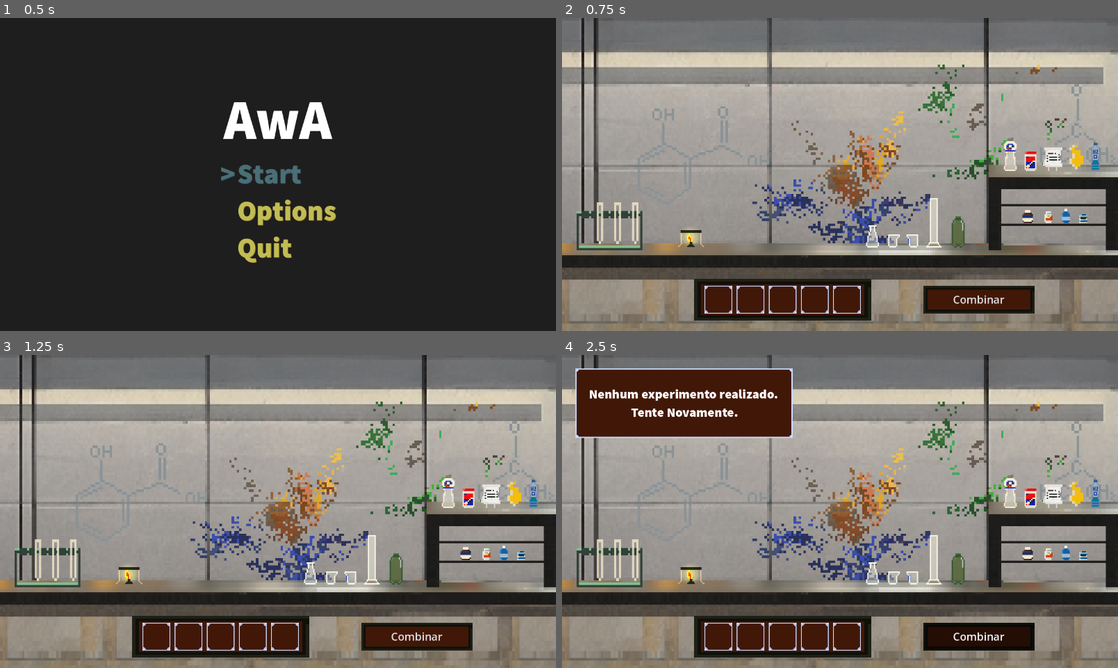
Above: before the commit, frames 1-4 (two rows, left to right).
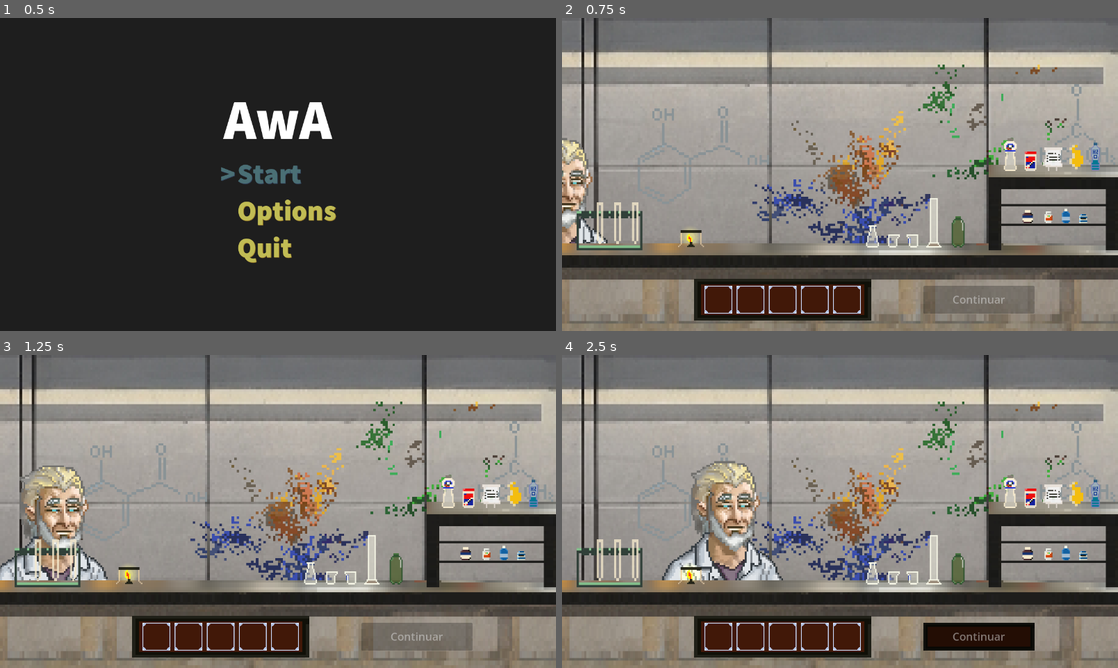
Above: after the commit, the same moments.

Repository: caduceusj/AwA
Game: Godot game, scene res://Scene/MainMenu/MainMenu.tscn
Same seed, same stepped clock (60 frames per second), same inputs: the game is played once before the commit and once after it.
Inputs (mouse positions are in pixels of both pictures, inside the frame that each line leads up to):
- Up to frame 1 (0.5 s): no input
- Up to frame 2 (0.75 s): tap Enter (ui_accept) at 0.5 s; move the mouse to (962, 158) at 0.52 s; hold Up (ui_up) from 0.53 s (still down); hold Enter (ui_accept) from 0.53 s (still down); click (962, 158) at 0.67 s
- Up to frame 3 (1.25 s): keep holding Up (ui_up); keep holding Enter (ui_accept)
- Up to frame 4 (2.5 s): release Up (ui_up) at 1.25 s; release Enter (ui_accept) at 1.25 s; click (979, 636) at 1.25 s, where only the run before the commit has a clickable "Combinar"; move the mouse to (728, 527) at 2.02 s; hold Down (ui_down) from 2.03 s (still down); tap Enter (ui_accept) at 2.1, 2.27 s; click (728, 527) at 2.17 s

Frame 1 is identical in both runs. In frame 2, 3.2% of the frame differs, in the area x 0-85%, y 38-95%; in frame 3, 5.2%; in frame 4, 13%, in the area x 2-80%, y 4-92%.

Commit message:
Cientista introduzindo o jogo

Diff:
--- a/Scene/MainMenu/MainMenu.gd
+++ b/Scene/MainMenu/MainMenu.gd
@@ -43,6 +43,7 @@
 
 func handleSelection(currentSelection) :
 	if(currentSelection == 0) :
+		GameManager.current_state = GameManager.state.INTRO
 		get_tree().change_scene_to_file(startScene)
 	elif(currentSelection == 1) :
 		get_tree().change_scene_to_file(optionsScene)
--- a/Scene/MainScreen/Lab.tscn
+++ b/Scene/MainScreen/Lab.tscn
@@ -1,10 +1,11 @@
-[gd_scene load_steps=26 format=3 uid="uid://dsavltsoufo77"]
+[gd_scene load_steps=31 format=3 uid="uid://dsavltsoufo77"]
 
 [ext_resource type="Script" path="res://Scripts/Lab.gd" id="1_2t6wo"]
 [ext_resource type="Texture2D" uid="uid://cfmiv5yn5c0bt" path="res://assets/sprites/Background.png" id="2_dwkyh"]
 [ext_resource type="PackedScene" uid="uid://niyslslsclfg" path="res://Scene/Prefabs/Experiments/pasta_de_dente_de_elefante.tscn" id="2_t6gjm"]
 [ext_resource type="PackedScene" uid="uid://c4jyprru63f33" path="res://Scene/Prefabs/HUD/button_prefab.tscn" id="3_6lr12"]
 [ext_resource type="Texture2D" uid="uid://d11total1yswu" path="res://assets/sprites/individuais/Mesa.png" id="4_4mtt1"]
+[ext_resource type="Texture2D" uid="uid://buooigd0irfmg" path="res://assets/sprites/Scientist/cientister.png" id="4_sbmky"]
 [ext_resource type="Texture2D" uid="uid://d2rl2v0foistu" path="res://assets/sprites/componentes 48x32.png" id="5_reoch"]
 [ext_resource type="Texture2D" uid="uid://b6lpvqnvbsvnq" path="res://assets/sprites/individuais/agua.png" id="5_scjtr"]
 [ext_resource type="Texture2D" uid="uid://c8tk7w7hr2b6x" path="res://assets/sprites/individuais/bexiga.png" id="6_qtg5v"]
@@ -17,6 +18,60 @@
 [ext_resource type="Texture2D" uid="uid://boqvc8heo780j" path="res://assets/sprites/effects/LightEmit.png" id="17_n0oqe"]
 [ext_resource type="Texture2D" uid="uid://bx2i0736ldi0q" path="res://assets/sprites/HUD/dicaUI.png" id="18_hqxlq"]
 [ext_resource type="Script" path="res://Scripts/HUD/CombineButton.gd" id="19_jb3mc"]
+
+[sub_resource type="Animation" id="Animation_31uxr"]
+resource_name = "Walking_in"
+length = 2.0
+tracks/0/type = "value"
+tracks/0/imported = false
+tracks/0/enabled = true
+tracks/0/path = NodePath(".:position")
+tracks/0/interp = 1
+tracks/0/loop_wrap = true
+tracks/0/keys = {
+"times": PackedFloat32Array(0, 0.5, 1, 1.5, 2),
+"transitions": PackedFloat32Array(1, 1, 1, 1, 1),
+"update": 0,
+"values": [Vector2(-72, 424), Vector2(72, 408), Vector2(192, 376), Vector2(264, 400), Vector2(384, 384)]
+}
+
+[sub_resource type="Animation" id="Animation_kmgln"]
+length = 0.001
+tracks/0/type = "value"
+tracks/0/imported = false
+tracks/0/enabled = true
+tracks/0/path = NodePath(".:position")
+tracks/0/interp = 1
+tracks/0/loop_wrap = true
+tracks/0/keys = {
+"times": PackedFloat32Array(0),
+"transitions": PackedFloat32Array(1),
+"update": 0,
+"values": [Vector2(-144, 400)]
+}
+
+[sub_resource type="Animation" id="Animation_tfj1d"]
+resource_name = "Walking_out"
+length = 2.5
+tracks/0/type = "value"
+tracks/0/imported = false
+tracks/0/enabled = true
+tracks/0/path = NodePath(".:position")
+tracks/0/interp = 1
+tracks/0/loop_wrap = true
+tracks/0/keys = {
+"times": PackedFloat32Array(0, 0.5, 1, 1.5, 2, 2.5),
+"transitions": PackedFloat32Array(1, 1, 1, 1, 1, 1),
+"update": 0,
+"values": [Vector2(384, 384), Vector2(264, 400), Vector2(192, 376), Vector2(72, 408), Vector2(-72, 392), Vector2(-136, 424)]
+}
+
+[sub_resource type="AnimationLibrary" id="AnimationLibrary_w4a22"]
+_data = {
+"RESET": SubResource("Animation_kmgln"),
+"Walking_in": SubResource("Animation_31uxr"),
+"Walking_out": SubResource("Animation_tfj1d")
+}
 
 [sub_resource type="StyleBoxTexture" id="StyleBoxTexture_mdqtg"]
 texture = ExtResource("11_r7xg7")
@@ -73,6 +128,16 @@
 offset_right = 1280.0
 offset_bottom = 720.0
 texture = ExtResource("2_dwkyh")
+
+[node name="Cientista" type="Sprite2D" parent="."]
+position = Vector2(-144, 400)
+scale = Vector2(4.42207, 4.42207)
+texture = ExtResource("4_sbmky")
+
+[node name="AnimationPlayer" type="AnimationPlayer" parent="Cientista"]
+libraries = {
+"": SubResource("AnimationLibrary_w4a22")
+}
 
 [node name="TextureRect" type="TextureRect" parent="."]
 layout_mode = 0
@@ -411,6 +476,7 @@
 position = Vector2(480, 440)
 scale = Vector2(3, 3)
 
+[connection signal="animation_finished" from="Cientista/AnimationPlayer" to="." method="_on_animation_player_animation_finished"]
 [connection signal="timeout" from="DicaUITimer" to="." method="_on_dica_ui_timer_timeout"]
 [connection signal="mouse_entered" from="CombineButton" to="CombineButton" method="_on_mouse_entered"]
 [connection signal="mouse_exited" from="CombineButton" to="CombineButton" method="_on_mouse_exited"]
--- a/Scripts/HUD/CombineButton.gd
+++ b/Scripts/HUD/CombineButton.gd
@@ -1,10 +1,19 @@
 extends Button
+class_name LabButton
+
+var is_intro_or_selection_state: bool
+
+func _process(delta):
+	is_intro_or_selection_state = GameManager.current_state == GameManager.state.SELECTION || GameManager.current_state == GameManager.state.INTRO
+	if(GameManager.current_state == GameManager.state.INTRO):
+		set_text("Continuar")
+	else:
+		set_text("Combinar")
 
 func _on_mouse_entered():
-	if(GameManager.current_state == GameManager.state.SELECTION):
+	if(is_intro_or_selection_state):
 		set_default_cursor_shape(Control.CURSOR_POINTING_HAND)
 
-
 func _on_mouse_exited():
-	if(GameManager.current_state == GameManager.state.SELECTION):
+	if(is_intro_or_selection_state):
 		set_default_cursor_shape(Control.CURSOR_ARROW)
--- a/Scripts/Lab.gd
+++ b/Scripts/Lab.gd
@@ -10,6 +10,13 @@
 
 var correct_experiment: GenericExperiment
 
+@onready var scientist_animation_player: AnimationPlayer = $Cientista/AnimationPlayer
+@onready var combine_button: Button = $CombineButton
+@onready var text_field: TextureButton = $DicaUi
+@onready var text_field_label: Label = $DicaUi/Label
+
+var is_last_message: bool = false
+
 # Called when the node enters the scene tree for the first time.
 func _ready():
 	$fire.play("default")
@@ -17,8 +24,9 @@
 	instance_experiments()
 
 	if(GameManager.current_state == GameManager.state.INTRO):
-		# Rodar introdução
-		pass
+		scientist_animation_player.play("Walking_in")
+		combine_button.set_disabled(true)
+
 
 func instance_experiments() -> void:
 	var instance: GenericExperiment
@@ -99,9 +107,27 @@
 	$DicaUi.visible = false
 
 func _on_combine_button_pressed():
-	if(GameManager.current_state == GameManager.state.SELECTION):
+	if(GameManager.current_state == GameManager.state.INTRO):
+		if(!is_last_message):
+			text_field_label.set_text("Clique neles e depois clique em combinar para descobrir se você acertou. Boa sorte!")
+			is_last_message = true
+		else:
+			text_field_label.set_text("Até mais, meu aprendiz")
+			scientist_animation_player.play("Walking_out")
+			combine_button.set_disabled(true)
+	elif(GameManager.current_state == GameManager.state.SELECTION):
 		if(is_reaction_valid()):
 			run_experiment()
 		else:
 			showDicaUi("Nenhum experimento realizado. \n Tente Novamente.")
 			clear()
+
+func _on_animation_player_animation_finished(anim_name):
+	if(anim_name == "Walking_in"):
+		combine_button.set_disabled(false)
+		text_field.set_visible(true)
+		text_field_label.set_text("Olá jovem cientista, o desafio de hoje será descobrir todos os experimentos possíveis com o produtos ao lado")
+	if(anim_name == "Walking_out"):
+		text_field.set_visible(false)
+		combine_button.set_disabled(false)
+		GameManager.current_state = GameManager.state.SELECTION
